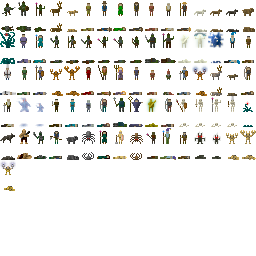
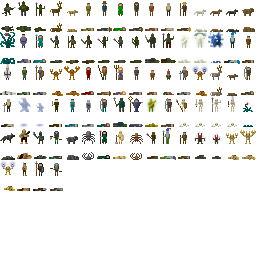
Before/after of a w=256, h=256 layered artwork. What changed in the layer stack:
painted on "Background" over box(17, 158, 63, 191)
